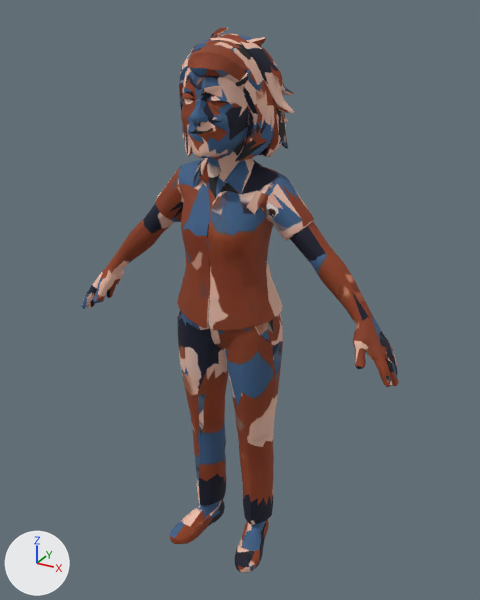
A saved change to the glTF model public/models/office/cast/meredith.glb.
The view is the same before and after, from a 50 mm lens placed at (0.92, -1.594, 1.696), pointed at (0.017, 0.047, 0.876). The lights are fixed; the arrows at lower left show +X, +Y and +Z. The picture after the commit comes second. Where no turn or scale is listed for an object, it has been applied to the vertices. Vertices at exactly the same position are counted once.

The scene before the commit, as lines of its bpy script (objects in view):
```python
me_mesh_0 = bpy.data.meshes.new('Mesh_0')
me_mesh_0.from_pydata(...)  # 5182 vertices, 10358 faces; spans x -0.54..0.54, y -0.16..0.19, z 0.0..1.65
me_mesh_0.materials.append(mat_material_0)  # picture img_image_0
ob_char1 = bpy.data.objects.new('char1', me_mesh_0)
ob_char1.location = (0.0, 0.0, 0.0)
```
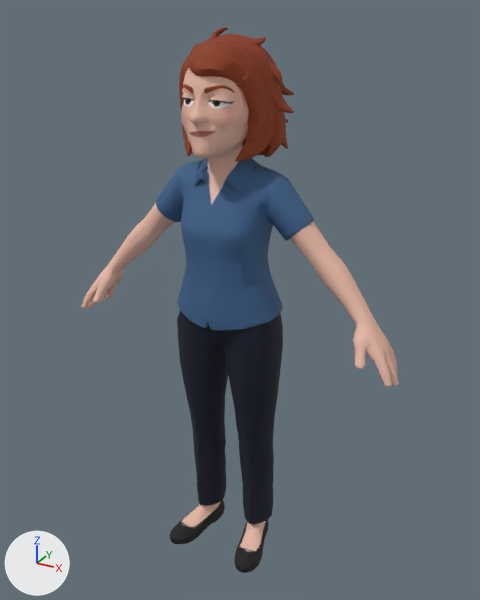
The change in detail:
me_mesh_0 has 5182 vertices, 10358 faces and spans x -0.54..0.54, y -0.16..0.19, z 0.0..1.65.
me_mesh_0 is used by ob_char1; location (0.0, 0.0, 0.0).
me_mesh_0 part 1: 85 vertices moved within x -0.25..0.25, y -0.13..0.13, z 1.1..1.61.
me_mesh_0 part 2: 41 vertices moved within x -0.13..0.13, y -0.16..0.1, z 0.01..0.17.
me_mesh_0 part 3: 33 vertices moved within x -0.52..-0.43, y -0.07..0.05, z 0.76..0.86.
me_mesh_0 part 4: 32 vertices moved within x -0.17..0.16, y -0.11..0.13, z 0.55..0.88.
me_mesh_0 part 5: 23 vertices moved within x 0.45..0.53, y -0.06..0.06, z 0.76..0.85.
me_mesh_0 part 6: 8361 kept faces spanning x -0.54..0.54, y -0.16..0.19, z 0.0..1.65 get new texture (UV) coordinates.

Boxes (x1, y1, x2, y2) around the edits, measured in the pictures (480 x 600 px; the box of a moved part takes in the faces that stretch with it):
part 1 of me_mesh_0, moved or reshaped: before (182, 41, 328, 248); after (186, 41, 328, 248)
part 2 of me_mesh_0, moved or reshaped: before (171, 488, 268, 544); after (170, 488, 268, 541)
part 3 of me_mesh_0, moved or reshaped: (87, 282, 115, 305) in both
part 4 of me_mesh_0, moved or reshaped: (178, 286, 279, 341) in both
part 5 of me_mesh_0, moved or reshaped: before (367, 346, 394, 386); after (367, 346, 394, 387)
part 6 of me_mesh_0, surface changed: (81, 27, 398, 573) in both
